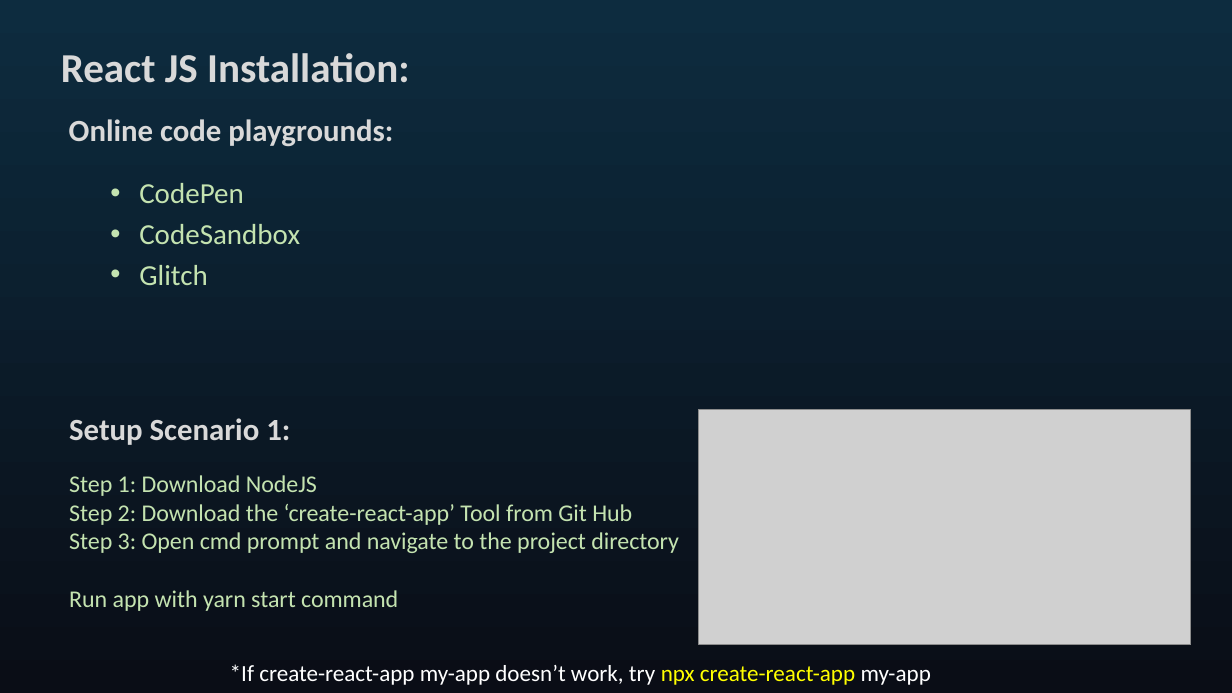
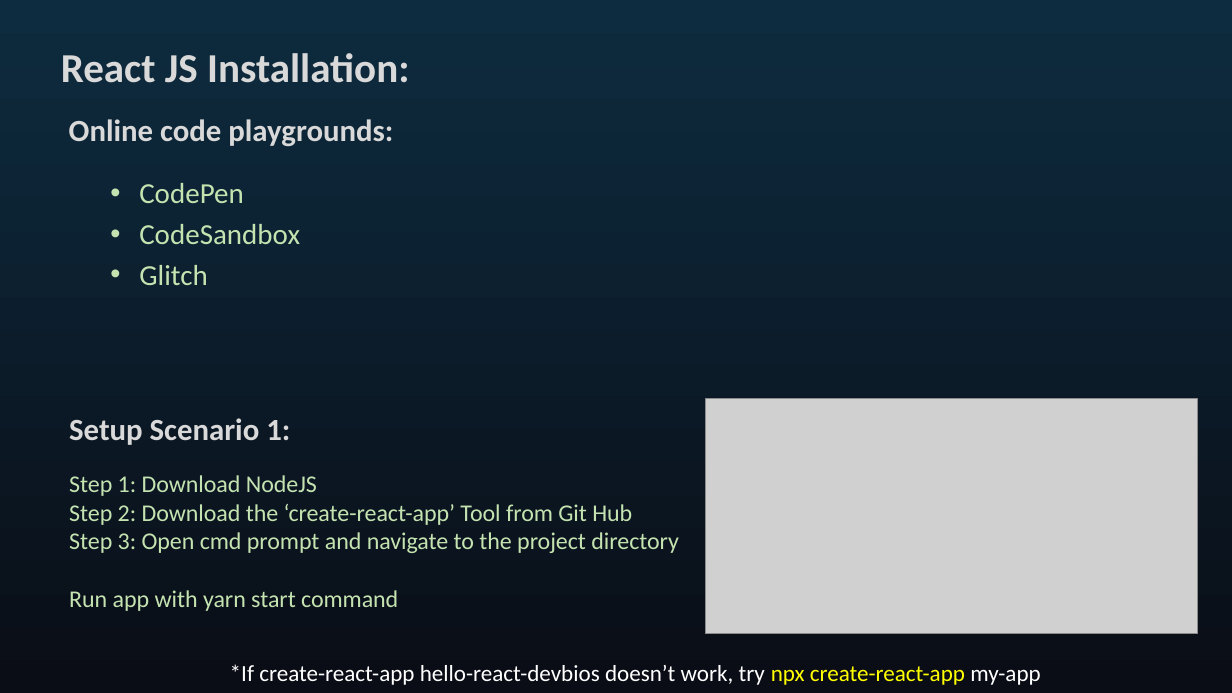
Before and after one commit to seblechernet/PowerPoint-Decks, a slide deck: slide 8 of 01 Introduction to React.pptx (slide 7 before the commit). Drawn at 1232x693 pixels with LibreOffice and Linux fonts; fonts in the diff are those of the drawing; grey boxes stand for pictures. Boxes give left, top, right and bottom in pixels: in the first picture for what was removed or moved away, otherwise in the second. Text is boxed around its words. In the diff, an @@ line names an element or a change of style, - is before the commit and + after.

Commit message:
updates

```diff
--- a/01 Introduction to React.pptx
+++ b/01 Introduction to React.pptx
@@ picture: place and size @@
-picture at <box>699,409,1191,644</box>
+picture at <box>705,398,1198,633</box>
@@ text at <box>230,664,1040,685</box>: text changed @@
-*If create-react-app my-app doesn’t work, try npx create-react-app my-app
+*If create-react-app hello-react-devbios doesn’t work, try npx create-react-app my-app
```
Also in this commit, not shown: 1 other slide changed, 1 slide added.
